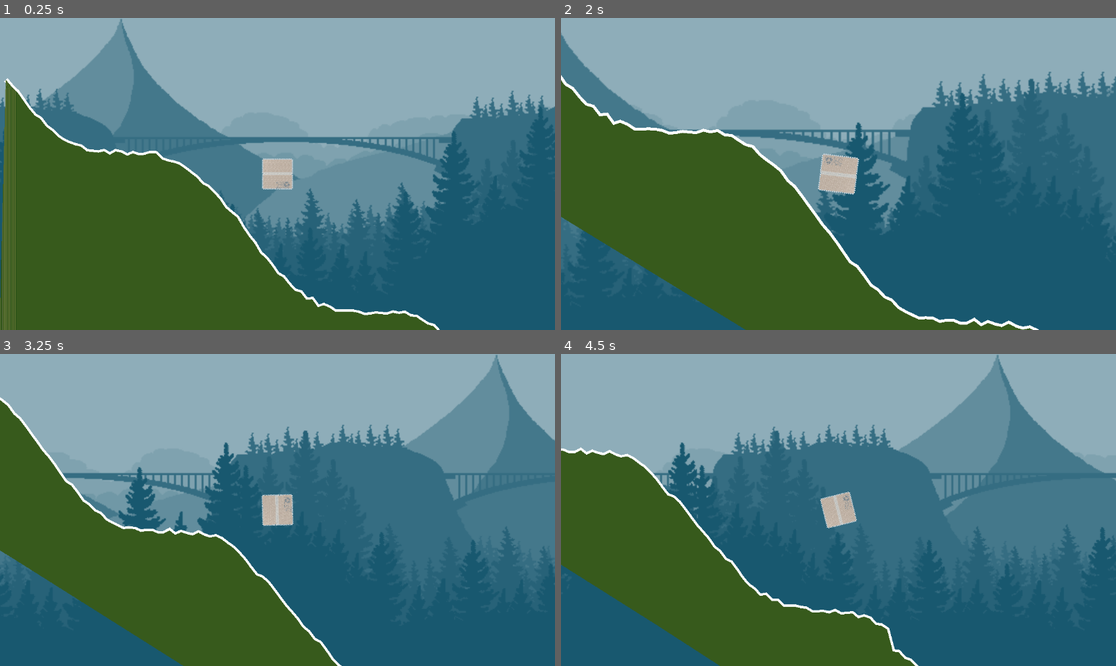
Above: before the commit, frames 1-4 (two rows, left to right).
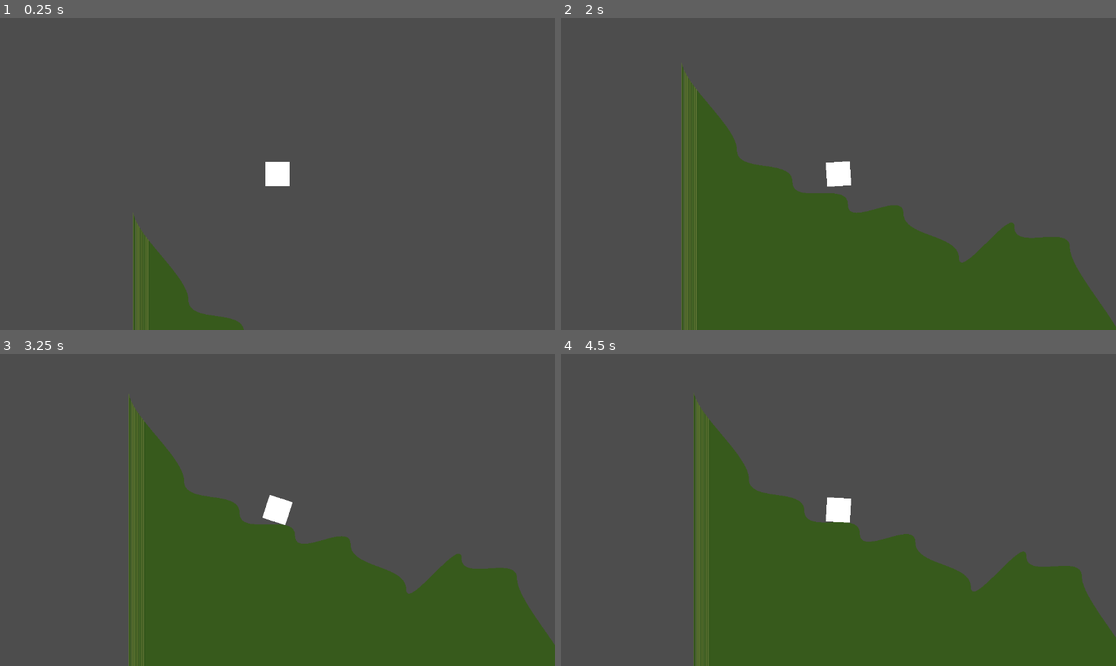
Above: after the commit, the same moments.

Repository: FelipePM01/EntregaExtraviada
Game: Godot game, scene res://terrain/scenes/test_scene.tscn
The game is run twice, just before and just after one commit, with the same random seed, the same clock (stepped at 60 frames per second) and the same inputs. This scene is started directly instead of the project's main scene.
Inputs (mouse positions are in pixels of both pictures, inside the frame that each line leads up to):
- Up to frame 1 (0.25 s): no input
- Up to frame 2 (2 s): move the mouse to (960, 158) at 0.52 s; hold D (right) 0.53-1.28 s; hold Space (Spacebar) 0.53-1.28 s; move the mouse to (727, 189) at 1.27 s; hold A (left) from 1.28 s (still down); tap Mouse wheel down (scroll_down) at 1.35 s
- Up to frame 3 (3.25 s): move the mouse to (333, 441) at 2.02 s; release A (left) at 2.03 s; hold Mouse wheel up (scroll_up) 2.03-2.78 s; hold D (right) from 2.03 s (still down); move the mouse to (249, 572) at 2.77 s; tap Space (Spacebar) at 2.85 s
- Up to frame 4 (4.5 s): move the mouse to (1005, 556) at 3.52 s; release D (right) at 3.53 s; hold Mouse wheel down (scroll_down) 3.53-4.28 s; hold A (left) from 3.53 s (still down); move the mouse to (672, 463) at 4.27 s; tap Mouse wheel up (scroll_up) at 4.35 s

The runs differ from the first frame. In frame 1, 97% of the frame differs, in the area x 0-100%, y 0-100%; in frame 2, 85%; in frame 3, 89%; in frame 4, 92%.

Commit message:
fixed terrainwith bezier curve rebase

Diff:
--- a/terrain/scenes/test_scene.tscn
+++ b/terrain/scenes/test_scene.tscn
@@ -1,18 +1,32 @@
-[gd_scene load_steps=5 format=3 uid="uid://karghfqdfhx8"]
+[gd_scene load_steps=6 format=3 uid="uid://karghfqdfhx8"]
 
 [ext_resource type="Script" path="res://terrain/scripts/test_scene.gd" id="1_eit7c"]
 [ext_resource type="PackedScene" uid="uid://ba2toixanr5ol" path="res://terrain/scenes/terrain.tscn" id="1_slncn"]
-[ext_resource type="PackedScene" uid="uid://ofk54kht2sup" path="res://paralax/scenes/cliff.tscn" id="2_0fdb2"]
-[ext_resource type="PackedScene" uid="uid://dt6cak775tec0" path="res://box/scenes/box.tscn" id="4_iuflt"]
+
+[sub_resource type="PhysicsMaterial" id="PhysicsMaterial_s5uag"]
+bounce = 0.6
+
+[sub_resource type="RectangleShape2D" id="RectangleShape2D_kxwjm"]
+size = Vector2(50, 50)
+
+[sub_resource type="BoxMesh" id="BoxMesh_qosoj"]
+size = Vector3(50, 50, 10)
 
 [node name="TestScene" type="Node2D" node_paths=PackedStringArray("player", "terrain")]
 script = ExtResource("1_eit7c")
-player = NodePath("Box")
+player = NodePath("RigidBody2D")
 terrain = NodePath("Terrain")
 
-[node name="Cliff" parent="." instance=ExtResource("2_0fdb2")]
+[node name="RigidBody2D" type="RigidBody2D" parent="."]
+position = Vector2(300, 0)
+physics_material_override = SubResource("PhysicsMaterial_s5uag")
+
+[node name="CollisionShape2D" type="CollisionShape2D" parent="RigidBody2D"]
+shape = SubResource("RectangleShape2D_kxwjm")
+
+[node name="MeshInstance2D" type="MeshInstance2D" parent="RigidBody2D"]
+mesh = SubResource("BoxMesh_qosoj")
+
+[node name="Camera2D" type="Camera2D" parent="RigidBody2D"]
 
 [node name="Terrain" parent="." instance=ExtResource("1_slncn")]
-
-[node name="Box" parent="." instance=ExtResource("4_iuflt")]
-position = Vector2(576, 181)
--- a/terrain/scripts/terrain.gd
+++ b/terrain/scripts/terrain.gd
@@ -8,39 +8,50 @@
 @export var ground_collision: StaticBody2D
 @export var texture: CompressedTexture2D
 @export var noise: NoiseTexture2D
+@export var vertices = 10
 var terrain = Array()
 
+const offset=200
+@onready var start_height=offset
+@onready var start_x=0
+@onready var spawn_polygon_x=Globals.screensize.x/2
 func _ready():
 	randomize()
 	terrain = Array()
 	var start_y = Globals.screensize.y * 3/4
 	terrain.append(Vector2(0, start_y))
 	add_hills()
-
-func get_point(x:float, height):
-	return hill_sharpness * noise.noise.get_noise_1d(x) + x * tan(hill_angle) + height * sin(2 * PI * x/ hill_width)
+	add_hills()
 
 func add_hills():
-	var start = terrain[-1]
-	var poly = PackedVector2Array()
-	var hill_slices = hill_width / slices
-	poly.append(Vector2(start.x, start.y+300))
-	poly.append(Vector2(start.x, start.y))
-	var height = randi() % hill_range
-	for j in range(1, slices+1):
-		var hill_point = Vector2()
-		hill_point.x = start.x + j * hill_slices
-		hill_point.y = get_point(hill_point.x, height)
-		$Line2D.add_point(hill_point)
-		terrain.append(hill_point)
-		poly.append(hill_point)
 
-	poly.append(Vector2(terrain[-1].x, terrain[-1].y + 300))
-	var shape = CollisionPolygon2D.new()
-	shape.polygon = poly
+
+	var start_vertex=Vector2(start_x,start_height)
+	var end_vertex=start_vertex+Globals.screensize-Vector2(0,100)
+	var vertex_array=Array()
+	for i in range(vertices):
+		randomize()
+		vertex_array.append(Vector2(lerp(start_vertex.x,end_vertex.x,float(i)/vertices),lerp(start_vertex.y,end_vertex.y,float(i)/vertices)+randf_range(-100,100)))
+
+	var curve=Curve2D.new()
+	for i in vertex_array:
+		curve.add_point(i,Vector2(0,-50),Vector2(0,50))
+	curve.add_point(end_vertex)
+	var points=curve.get_baked_points()
+	$Line2D.points=points
+	var poly= PackedVector2Array(points)
+	poly.insert(0,start_vertex+Vector2(0,2000))
+	poly.insert(0,end_vertex+Vector2(0,2000))
+	var shape=CollisionPolygon2D.new()
+	shape.polygon=poly
 	ground_collision.add_child(shape)
+
 
 	var ground = Polygon2D.new()
 	ground.polygon = poly
 	ground.texture = texture
 	add_child(ground)
+
+	start_height=end_vertex.y
+	start_x=end_vertex.x
+	spawn_polygon_x+=Globals.screensize.x
